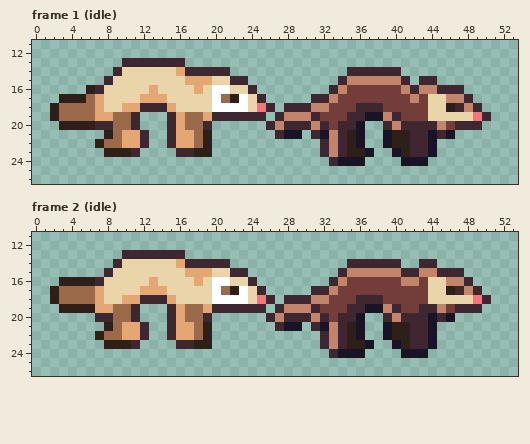
A pixel-art file gets an edit: art/obstacles/ferrets@56.aseprite. The first picture shows the starting point.
54x27 pixels, 6 frames. Shown: frame 1 (idle): x 0..53, y 11..26; frame 2 (idle): x 0..53, y 11..26. The old version is drawn lined up with the new one. The commit also changed other frames, which this record leaves out.
New version:
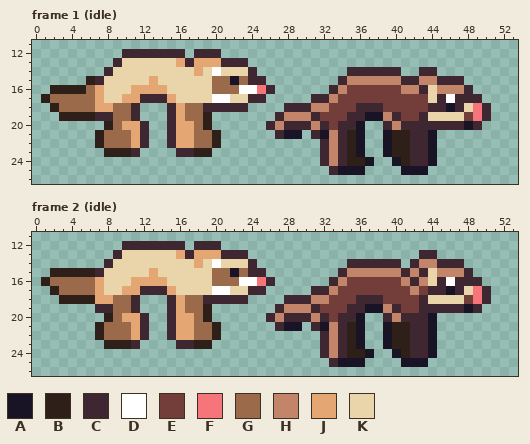
Palette (. is transparent): A #181425  B #2e2019  C #3e2731  D #ffffff  E #733e39  F #f6757a  G #9a6a4a  H #c28569  J #e4a672  K #ead4aa
Difference:
whole drawing moved by +0,-1 (the old picture is shown already moved)
Frame 1 (idle):
y 12: x 10..16 ....... -> CCCCCCC; x 18..20 ... -> CCC
y 13: x 9..23 .CCCCCCC....... -> CKKKKKKJCJJJCCC
y 14: x 8..9 .C -> CK; x 16..24 JCCCCC... -> KKJKDKKKC; x 43..44 .. -> CC
y 15: x 6..8 ..C -> BCK; x 13 K -> J; x 17..25 JJJKKCC.. -> KKKGGAGCC; x 42..47 .CC... -> CHHCCC
y 16: x 2..7 ....BC -> BBBBGJ; x 11..12 KK -> JJ; x 14 K -> J; x 18 J -> K; x 20..26 DDKKC.. -> GGGDDFC; x 42..48 CHHCCC. -> HCKHHHC
y 17: x 1..5 ..BBB -> BGGGG; x 10..15 KKJJJK -> JJCCCJ; x 21..24 GBDK -> DKKC; x 42 H -> E; x 45..47 KHH -> CDC; x 49 . -> C
y 18: x 8..26 KKJJCCCJKKKKDDDDKFC -> JGGC...CJGGCCCCC...; x 44..46 KKB -> CCA; x 48..50 HC. -> KFC
y 19: x 2..8 BGGGGJJ -> .BBBBCC; x 19..25 JCCCCCC -> B......; x 43 E -> C; x 48 K -> E
y 20: x 3..8 BBBBCC -> .....B; x 10..12 GC. -> JJC; x 17 G -> J; x 19 C -> B; x 45..46 HE -> CC; x 48 C -> A
y 21: x 7..8 .B -> BG; x 10 J -> G; x 19..20 B. -> GB; x 45..46 CA -> ..
y 22: x 10 J -> G; x 19..20 B. -> GB
y 23: x 36..37 BA -> A.; x 39..40 .A -> AB
y 24: x 32..37 .CAAA. -> CHCBBA; x 40..44 .AAA. -> ABCCA
y 25: x 33..36 .... -> CAAA; x 41..43 ... -> AAA
Frame 2 (idle):
y 12: x 10..16 ....... -> CCCCCCC; x 18..20 ... -> CCC
y 13: x 9..23 .CCCCCCC....... -> CKKKKKKJCJJJCCC; x 43..44 .. -> CC
y 14: x 8..9 .C -> CK; x 16..24 JCCCCC... -> KKJKDKKKC; x 42..47 .CC... -> CHHCCC
y 15: x 2..8 ......C -> BBBBBCK; x 13 K -> J; x 17..25 JJJKKCC.. -> KKKGGAGCC; x 42..48 CHHCCC. -> HCKHHHC
y 16: x 1..7 ..BBBBC -> BGGGGGJ; x 11..12 KK -> JJ; x 14 K -> J; x 18 J -> K; x 20..26 DDKKC.. -> GGGDDFC; x 42..43 HE -> CH; x 45..47 KHH -> CDC; x 49 . -> C
y 17: x 10..15 KKJJJK -> JJCCCJ; x 21..24 GBDK -> DKKC; x 42 E -> H; x 44..46 KKB -> CCA; x 48..50 HC. -> KFC
y 18: x 2..6 BGGGG -> .BBBB; x 8..26 KKJJCCCJKKKKDDDDKFC -> JGGC...CJGGCCCCC...; x 43 E -> C; x 48 K -> E
y 19: x 3..8 BBBBJJ -> ....CC; x 19..25 JCCCCCC -> B......; x 45..46 HE -> CC; x 48 C -> A
y 20: x 7..8 CC -> .B; x 10..12 GC. -> JJC; x 17 G -> J; x 19 C -> B; x 45..46 CA -> ..
y 21: x 7..8 .B -> BG; x 10 J -> G; x 19..20 B. -> GB
y 22: x 10 J -> G; x 19..20 B. -> GB
y 23: x 36..37 BA -> A.; x 39..40 .A -> AB
y 24: x 32..37 .CAAA. -> CHCBBA; x 40..44 .AAA. -> ABCCA
y 25: x 33..36 .... -> CAAA; x 41..43 ... -> AAA
